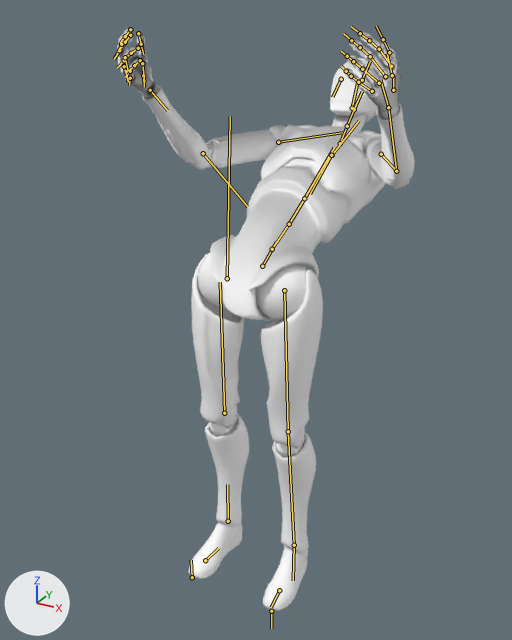
An edit to the FBX model Basic/ClientDriven/Assets/StarterAssets/ThirdPersonController/Character/Animations/RunCarry.fbx, drawn before and after from the same camera.
One viewpoint serves both versions: a camera (50 mm lens) standing at (0.826, -1.47, 1.577) and looking at (-0.103, 0.217, 0.734). Lighting does not change. The marker at lower left points along +X, +Y and +Z. Both versions are drawn at frame 165 of the action 'RunCarry'; the numbers are the values there. The bones that bend it are drawn over the model as lines.

Names of what the first picture shows: 'Armature_Mesh'.
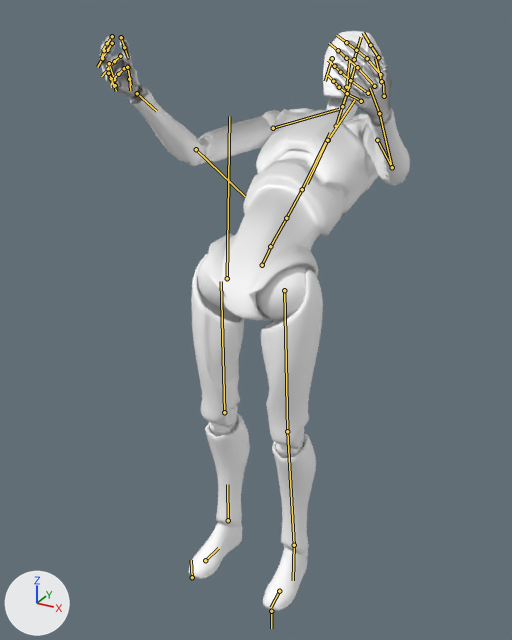
Changed parts and their boxes [x1, y1, x2, y2] in the pictures (512 x 640 px):
'Armature_Mesh', posed
    before: [117, 28, 415, 611]
    after: [100, 31, 410, 611]
bone 'Hips', root to tip
    before: (262, 266) to (276, 241)
    after: (262, 265) to (275, 238)
bone 'Neck', root to tip
    before: (340, 143) to (350, 117)
    after: (336, 126) to (345, 96)
bone 'Head', root to tip
    before: (354, 109) to (362, 91)
    after: (348, 87) to (355, 65)
bone 'Left_UpperLeg', root to tip
    before: (284, 290) to (288, 431)
    after: (284, 290) to (287, 431)
bone 'Right_UpperLeg', root to tip
    before: (227, 278) to (230, 116)
    after: (227, 278) to (229, 116)

The edits, one by one:
Bone 'Hips' (bone_hips) moves from (0.1, -1.5, -5.1) to (0.1, -1.1, -4.6).
Bone 'Hips' (bone_hips) turns from (-58, -2, 0) to (-51, -2, 0) degrees about its own x, y and z.
Bone 'Neck' (bone_neck) turns from (5, 0, 0) to (8, 0, 0) degrees about its own x, y and z.
Bone 'Head' (bone_head) turns from (5, 0, 0) to (8, 0, 0) degrees about its own x, y and z.
Bone 'Left_UpperLeg' (bone_left_upperleg) turns from (58, 1, -1) to (51, 0, -1) degrees about its own x, y and z.
Bone 'Right_UpperLeg' (bone_right_upperleg) turns from (57, 1, -1) to (51, 0, -1) degrees about its own x, y and z.
